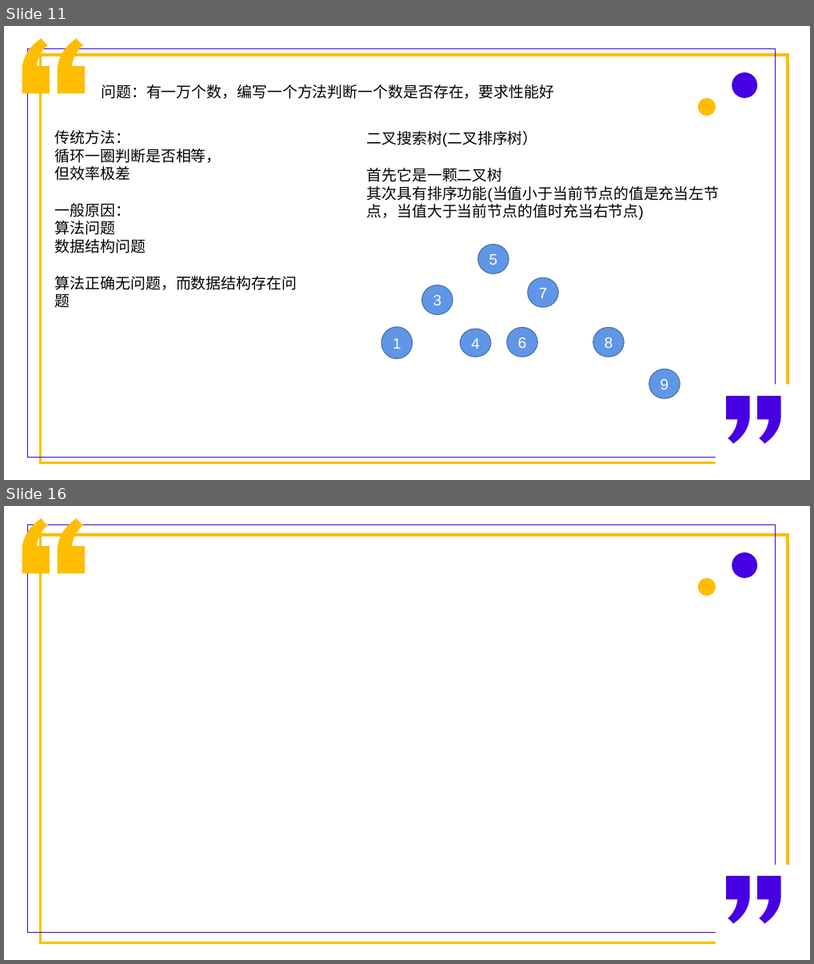
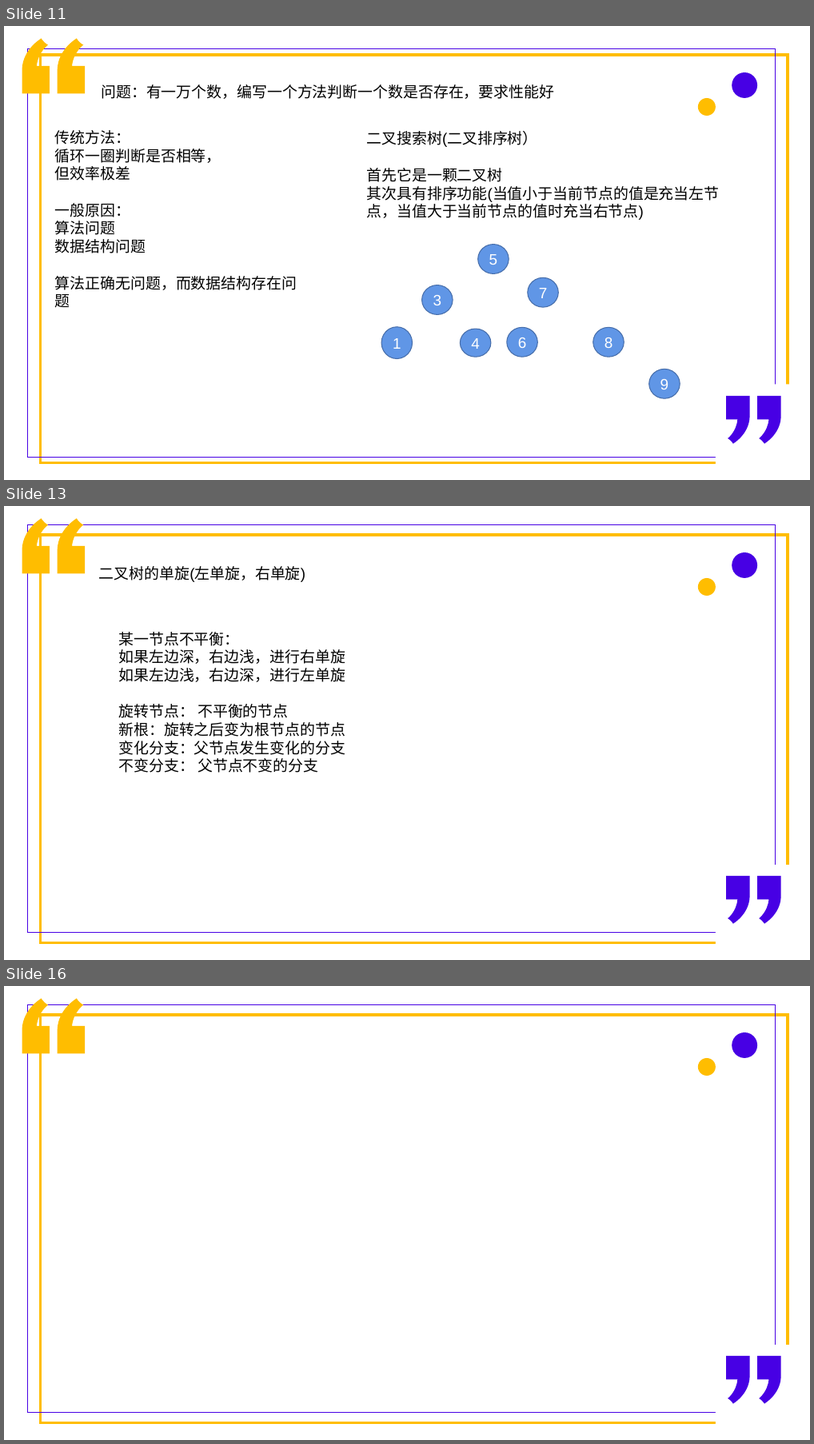
Before and after one commit to PhilRandWu/Algorithm_web, a slide deck: 算法练习思路整理.pptx. Shown one above the other, each under a label of ours: slides 11 and 16 before the commit, slides 11, 13 and 16 after it; the slides between them are not shown. The pictures are 814x964 and 814x1444 pixels, drawn with LibreOffice and Linux fonts; fonts in the diff are those of the drawing. Boxes give left, top, right and bottom in pixels: in the first picture for what was removed or moved away, otherwise in the second. Text is boxed around its words. In the diff, an @@ line names an element or a change of style, - is before the commit and + after.

Commit message:
判断平衡二叉树及ppt演示左右单旋

```diff
--- a/算法练习思路整理.pptx
+++ b/算法练习思路整理.pptx
@@ slide 13 added at bbox=[4, 506, 810, 960], background #FFFFFF @@
@@ freeform shape added at bbox=[22, 519, 50, 573], fill #FFBD00, outline #FFBD00 1 pt @@
@@ rectangle added at bbox=[27, 524, 776, 932], outline #4700E4 1 pt @@
@@ freeform shape added at bbox=[58, 519, 85, 573], fill #FFBD00, outline #FFBD00 1 pt @@
@@ rectangle added at bbox=[40, 535, 789, 943], outline #FFBD00 3.25 pt @@
@@ ellipse added at bbox=[732, 552, 758, 578], fill #4700E4 @@
@@ text added at bbox=[99, 566, 306, 582], 18 pt, text #000000 @@
+二叉树的单旋(左单旋，右单旋)
@@ ellipse added at bbox=[698, 578, 716, 596], fill #FFBD00 @@
@@ text added at bbox=[118, 632, 345, 772], 18 pt, text #000000 @@
+某一节点不平衡：
+如果左边深，右边浅，进行右单旋
+如果左边浅，右边深，进行左单旋
+旋转节点： 不平衡的节点
+新根：旋转之后变为根节点的节点
+变化分支：父节点发生变化的分支
+不变分支： 父节点不变的分支
@@ rectangle added at bbox=[716, 864, 797, 952], fill #FFFFFF @@
@@ freeform shape added at bbox=[727, 876, 750, 924], fill #4700E4 @@
@@ freeform shape added at bbox=[758, 876, 782, 924], fill #4700E4 @@
```
Also in this commit, not shown: 3 other slides added, 4 slides removed, 4 other files.
